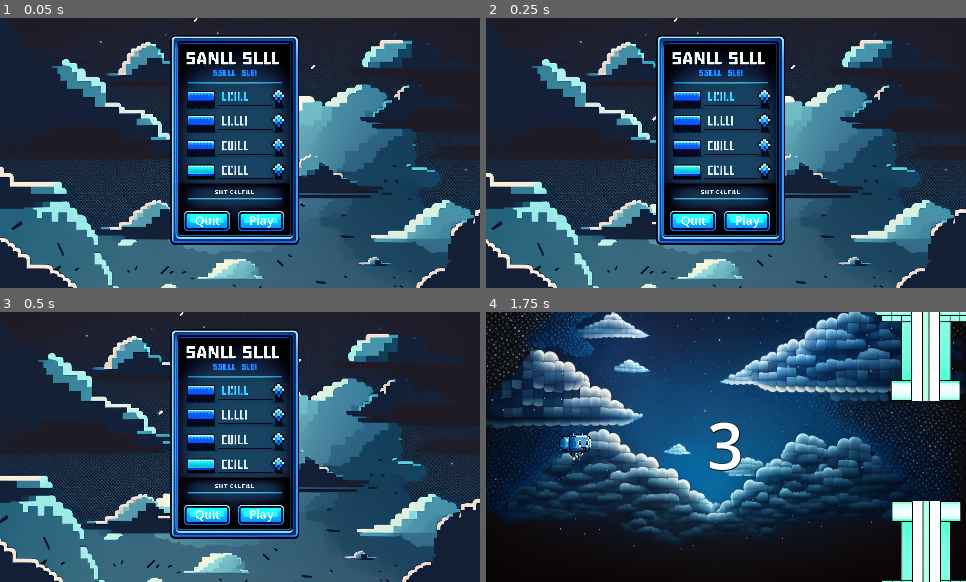
Above: before the commit, frames 1-4 (two rows, left to right).
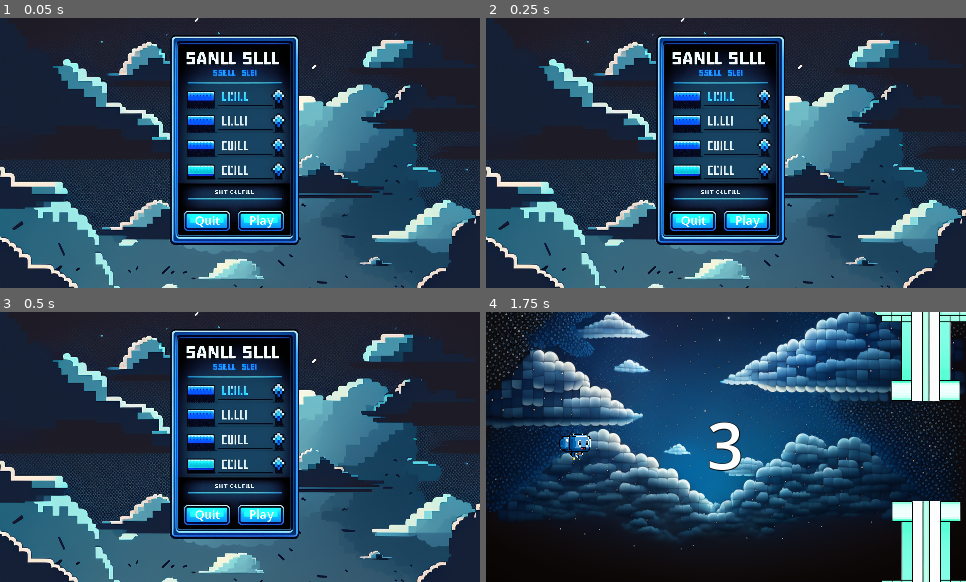
Above: after the commit, the same moments.

Repository: Xwaffle1/BoostyBot
Game: Godot game, scene res://MainMenu.tscn
Two runs of this game, one before a commit and one after it. Both use one fixed random seed, a clock stepped at 60 frames per second and the inputs below.
Inputs:
- Up to frame 1 (0.05 s): no input
- Up to frame 2 (0.25 s): no input
- Up to frame 3 (0.5 s): no input
- Up to frame 4 (1.75 s): click "Play" at 0.5 s; tap Enter (ui_accept) at 1.25 s; tap Space (jump) at 1.52 s

The runs differ from the first frame. In frame 1, 6.2% of the frame differs, in the area x 0-100%, y 0-100%; in frame 2, 12%; in frame 3, 19%; in frame 4, nothing differs.
Error after the commit: Invalid access to property or key 'is_game_over' on a base object of type 'null instance'. (res://ParallaxBackground.gd:6)

Commit message:
Fix check for Game node.

Diff:
--- a/ParallaxBackground.gd
+++ b/ParallaxBackground.gd
@@ -2,7 +2,7 @@
 
 
 func _process(delta):
-	if get_tree().root.get_node("Game") != null:
+	if get_tree().root.has_node("Game") != null:
 		if !get_tree().root.get_node("Game").is_game_over and get_tree().root.get_node("Game").is_game_started:
 			$ParallaxLayer.motion_offset.x += -60 * delta
 	else:
